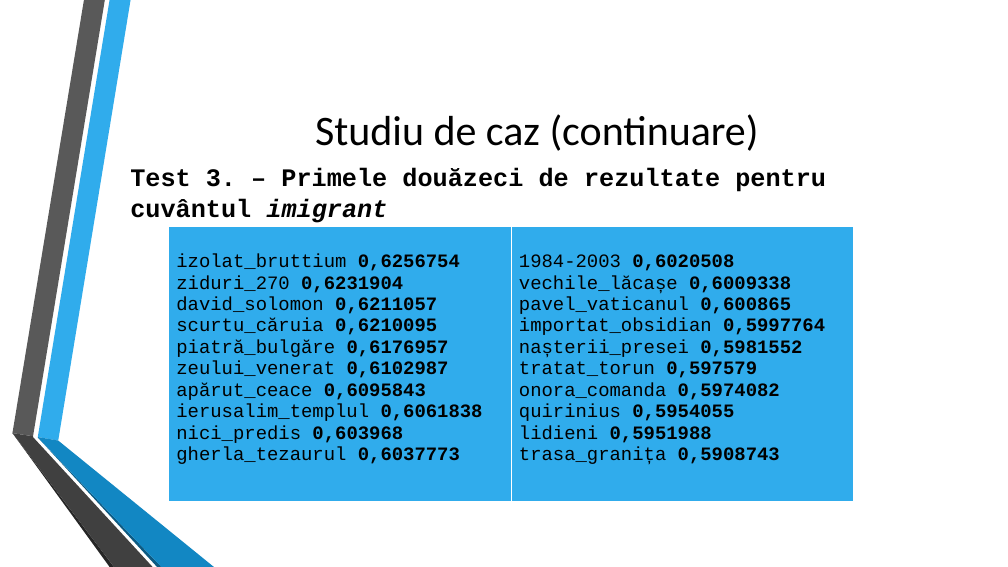
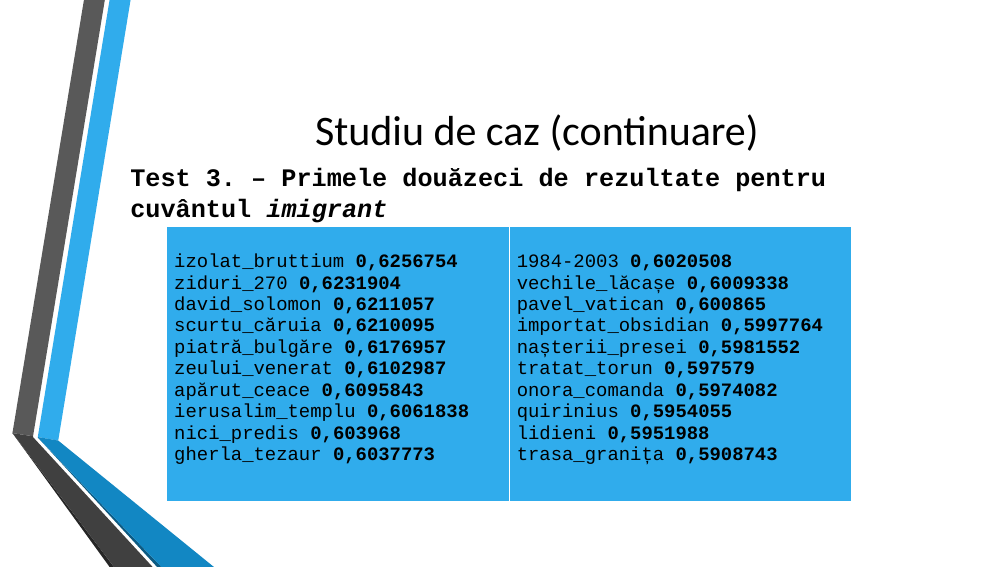
Before and after one commit to mihai2121/dis_2017, a slide deck: slide 21 of Prezentare -Colban Mihai.pptx (slide 20 before the commit). Drawn at 1008x567 pixels with LibreOffice and Linux fonts; fonts in the diff are those of the drawing; background and template pictures are left out. Boxes give left, top, right and bottom in pixels: in the first picture for what was removed or moved away, otherwise in the second. Text is boxed around its words. In the diff, an @@ line names an element or a change of style, - is before the commit and + after.

Commit message:
update

```diff
--- a/Prezentare -Colban Mihai.pptx
+++ b/Prezentare -Colban Mihai.pptx
@@ table at [166,227,851,507] @@
-row 1, column 1: izolat_bruttium 0,6256754 / ziduri_270 0,6231904 / david_solomon 0,6211057 / scurtu_căruia 0,6210095 / piatră_bulgăre 0,6176957 / zeului_venerat 0,6102987 / apărut_ceace 0,6095843 / ierusalim_templul 0,6061838 / nici_predis 0,603968 / gherla_tezaurul 0,6037773
+row 1, column 1: izolat_bruttium 0,6256754 / ziduri_270 0,6231904 / david_solomon 0,6211057 / scurtu_căruia 0,6210095 / piatră_bulgăre 0,6176957 / zeului_venerat 0,6102987 / apărut_ceace 0,6095843 / ierusalim_templu 0,6061838 / nici_predis 0,603968 / gherla_tezaur 0,6037773
-row 1, column 2: 1984-2003 0,6020508 / vechile_lăcașe 0,6009338 / pavel_vaticanul 0,600865 / importat_obsidian 0,5997764 / nașterii_presei 0,5981552 / tratat_torun 0,597579 / onora_comanda 0,5974082 / quirinius 0,5954055 / lidieni 0,5951988 / trasa_granița 0,5908743
+row 1, column 2: 1984-2003 0,6020508 / vechile_lăcașe 0,6009338 / pavel_vatican 0,600865 / importat_obsidian 0,5997764 / nașterii_presei 0,5981552 / tratat_torun 0,597579 / onora_comanda 0,5974082 / quirinius 0,5954055 / lidieni 0,5951988 / trasa_granița 0,5908743
```
Also in this commit, not shown: 5 other slides changed, 1 slide added.
